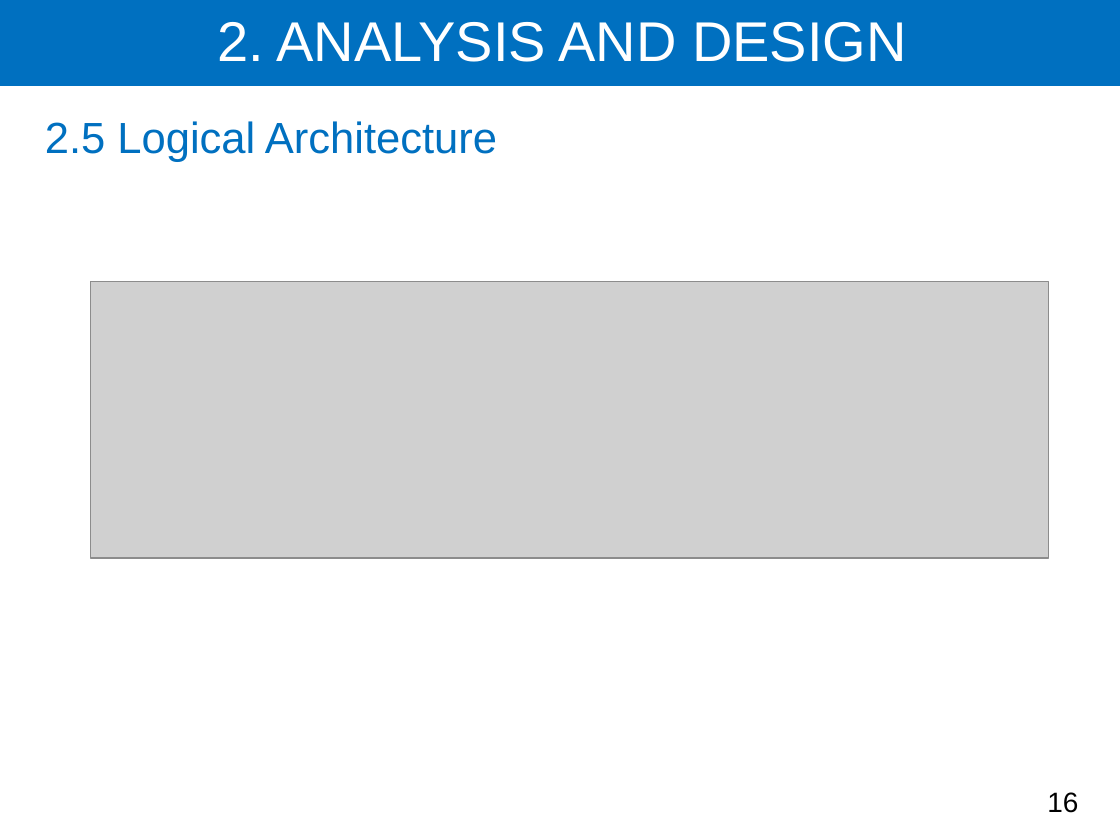
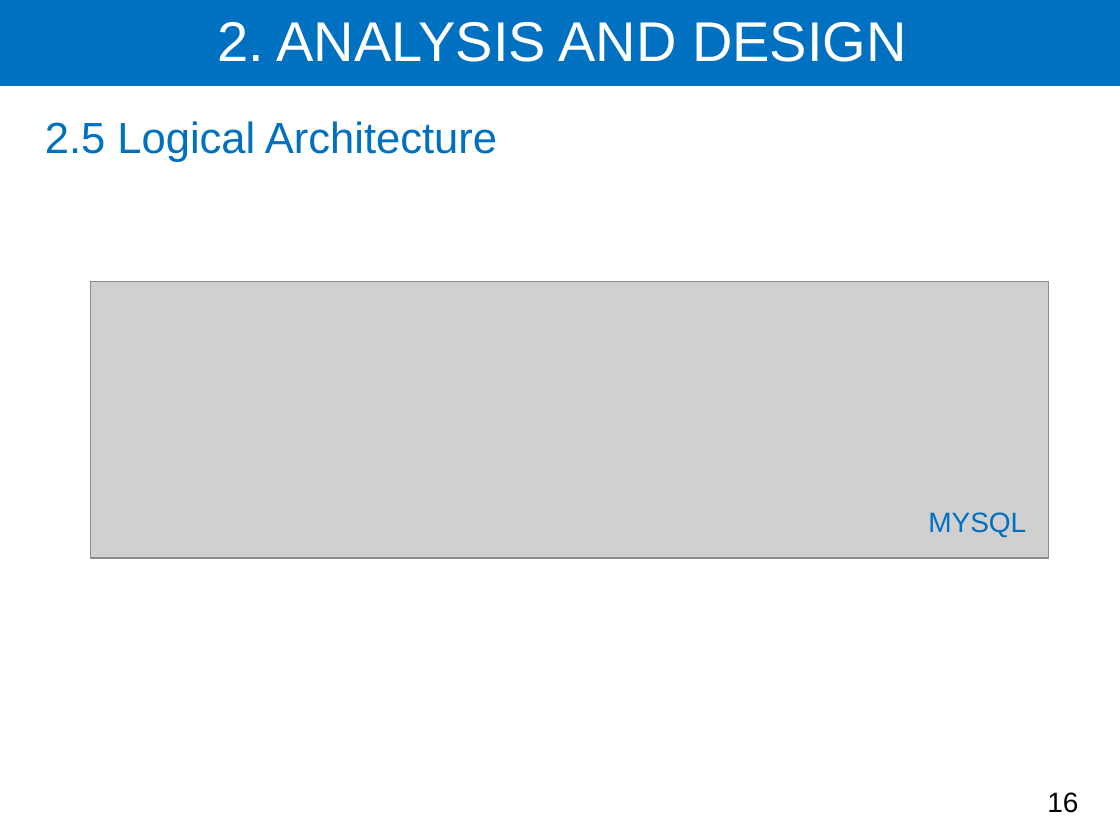
Before and after one commit to Ravit27-N/report-year-5, a slide deck: slide 16 of Slide year5/Hun Ravit slide present.pptx. Drawn at 1120x840 pixels with LibreOffice and Linux fonts; fonts in the diff are those of the drawing; grey boxes stand for pictures. Boxes give left, top, right and bottom in pixels: in the first picture for what was removed or moved away, otherwise in the second. Text is boxed around its words. In the diff, an @@ line names an element or a change of style, - is before the commit and + after.

```diff
--- a/Slide year5/Hun Ravit slide present.pptx
+++ b/Slide year5/Hun Ravit slide present.pptx
@@ text added at <box>928,512,1026,537</box>, 18 pt, text #0070C0 @@
+MYSQL
```
Also in this commit, not shown: 11 other slides changed.
